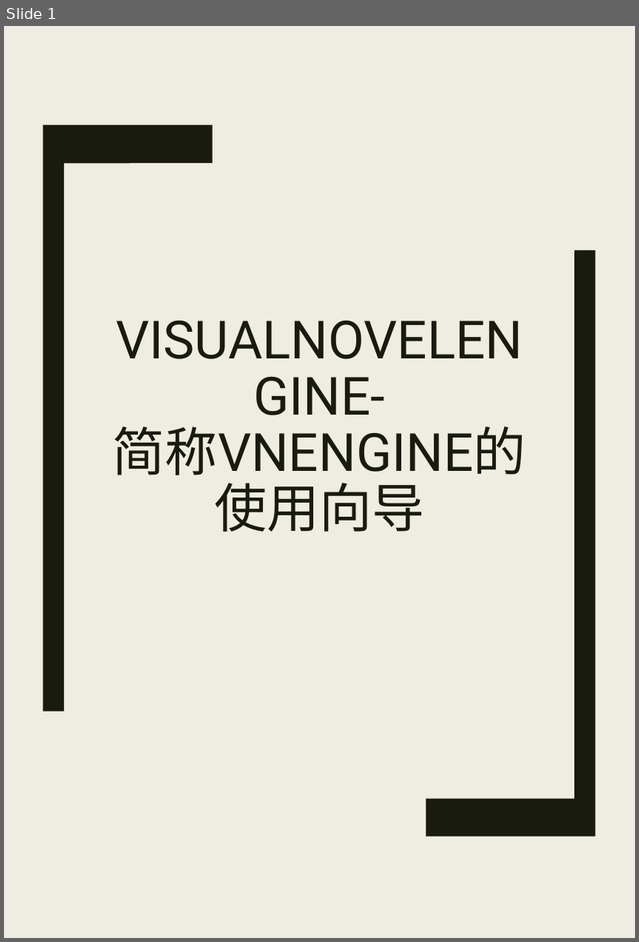
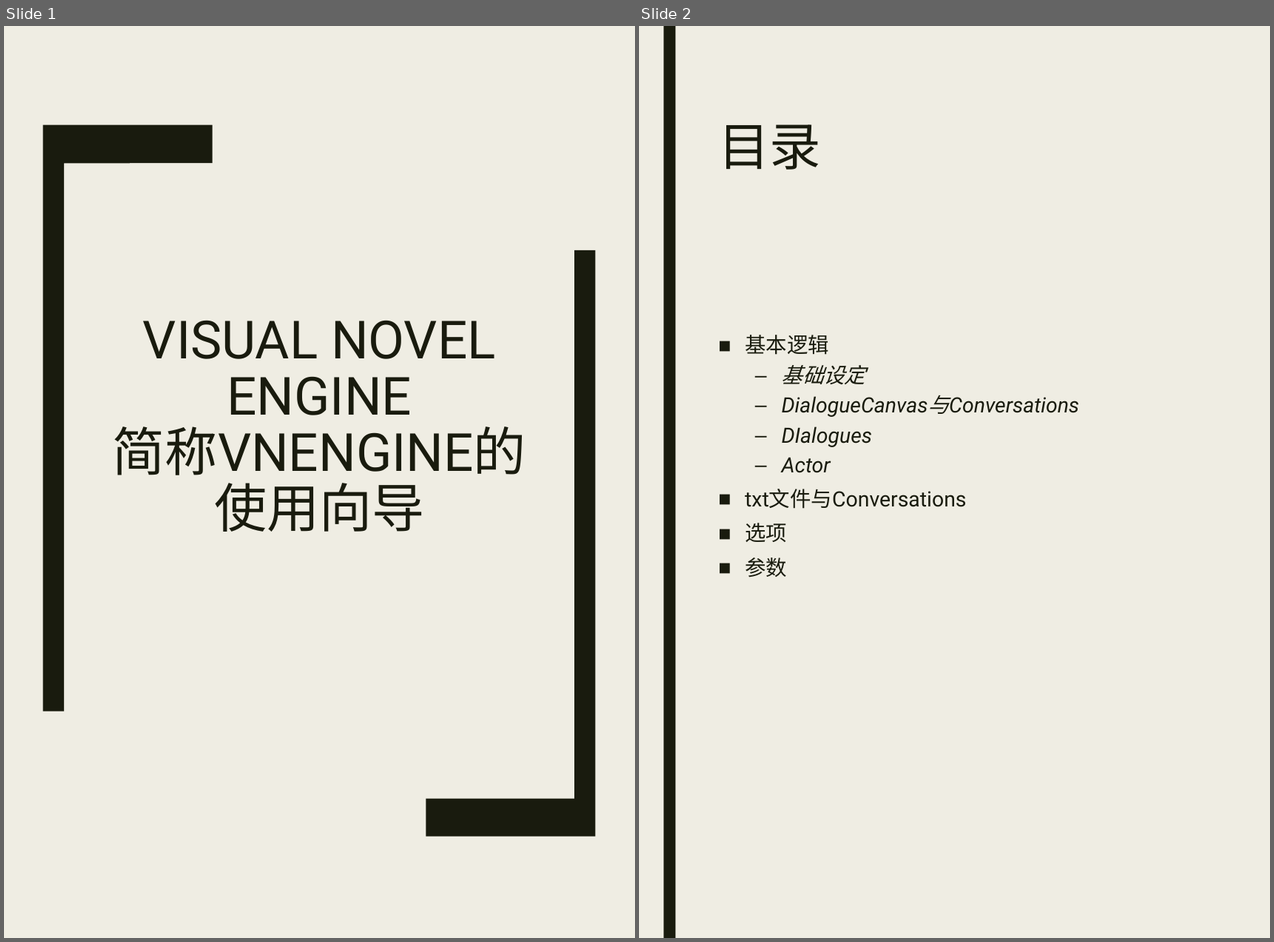
Before and after one commit to MakuraU/ReGame, a slide deck: Assets/如何使用VisualNovelEngine.pptx. Shown side by side, each under a label of ours: slide 1 before the commit, slides 1 and 2 after it. The pictures are 639x942 and 1274x942 pixels, drawn with LibreOffice and Linux fonts; fonts in the diff are those of the drawing. Boxes give left, top, right and bottom in pixels: in the first picture for what was removed or moved away, otherwise in the second. Text is boxed around its words. In the diff, an @@ line names an element or a change of style, - is before the commit and + after.

```diff
--- a/Assets/如何使用VisualNovelEngine.pptx
+++ b/Assets/如何使用VisualNovelEngine.pptx
@@ slide 2 added at (x1=639, y1=26, x2=1270, y2=938), background #EFEDE3 @@
@@ rectangle added at (x1=663, y1=26, x2=675, y2=938), fill #191B0E @@
@@ title added at (x1=718, y1=124, x2=821, y2=170), 44 pt, text #191B0E @@
+目录
@@ text added at (x1=745, y1=335, x2=967, y2=577), 18 pt, text #191B0E, italic @@
+■ 基本逻辑
+  – 基础设定
+  – DialogueCanvas与Conversations
+  – DIalogues
+  – Actor
+■ txt文件与Conversations
+■ 选项
+■ 参数
@@ slide 1 changed as well @@
@@ title at (x1=113, y1=320, x2=526, y2=484): text changed @@
-VISUALNOVELENGINE-
-简称VNENGINE的使用向导
+VISUAL NOVEL ENGINE
+简称VNENGINE的使用向导
```
Also in this commit, not shown: 5 other slides added, 1 slide removed, 1 other file.
